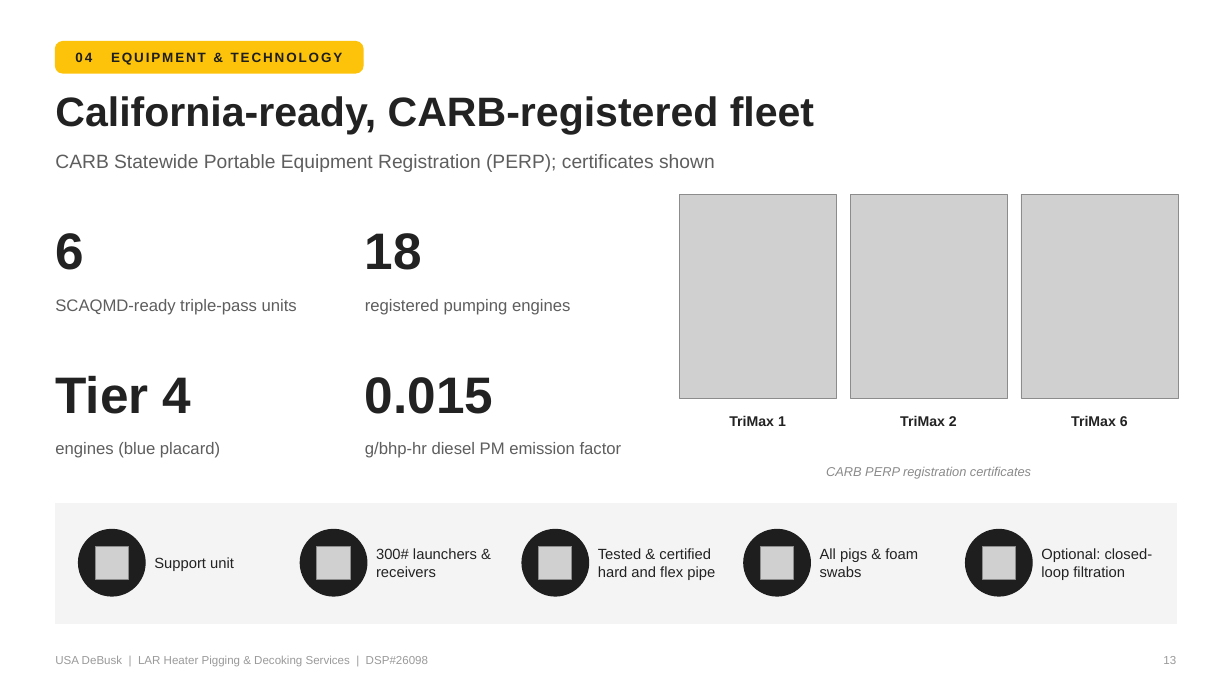
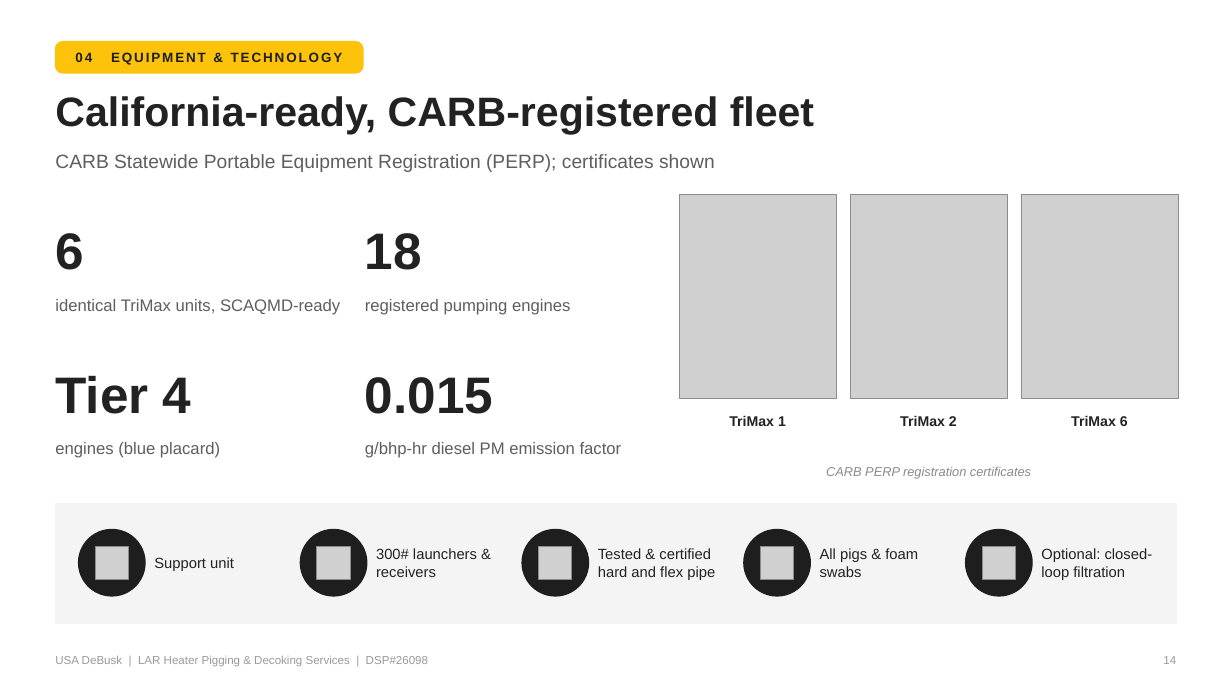
Before and after one commit to TheSkinz/obsidian-work, a slide deck: slide 14 of 02-facilities/Marathon/Carson-CA/DSP26098-technical-presentation/LAR_Technical_Proposal_Presentation.pptx (slide 13 before the commit). Drawn at 1232x693 pixels with LibreOffice and Linux fonts; fonts in the diff are those of the drawing; grey boxes stand for pictures. Boxes give left, top, right and bottom in pixels: in the first picture for what was removed or moved away, otherwise in the second. Text is boxed around its words. In the diff, an @@ line names an element or a change of style, - is before the commit and + after.

```diff
--- a/02-facilities/Marathon/Carson-CA/DSP26098-technical-presentation/LAR_Technical_Proposal_Presentation.pptx
+++ b/02-facilities/Marathon/Carson-CA/DSP26098-technical-presentation/LAR_Technical_Proposal_Presentation.pptx
@@ text at [55, 299, 340, 315]: text changed @@
-SCAQMD-ready triple-pass units
+identical TriMax units, SCAQMD-ready
@@ text at [1163, 656, 1176, 664]: text changed @@
-13
+14
```
Also in this commit, not shown: 19 other slides changed, 1 slide added, 4 other files.
